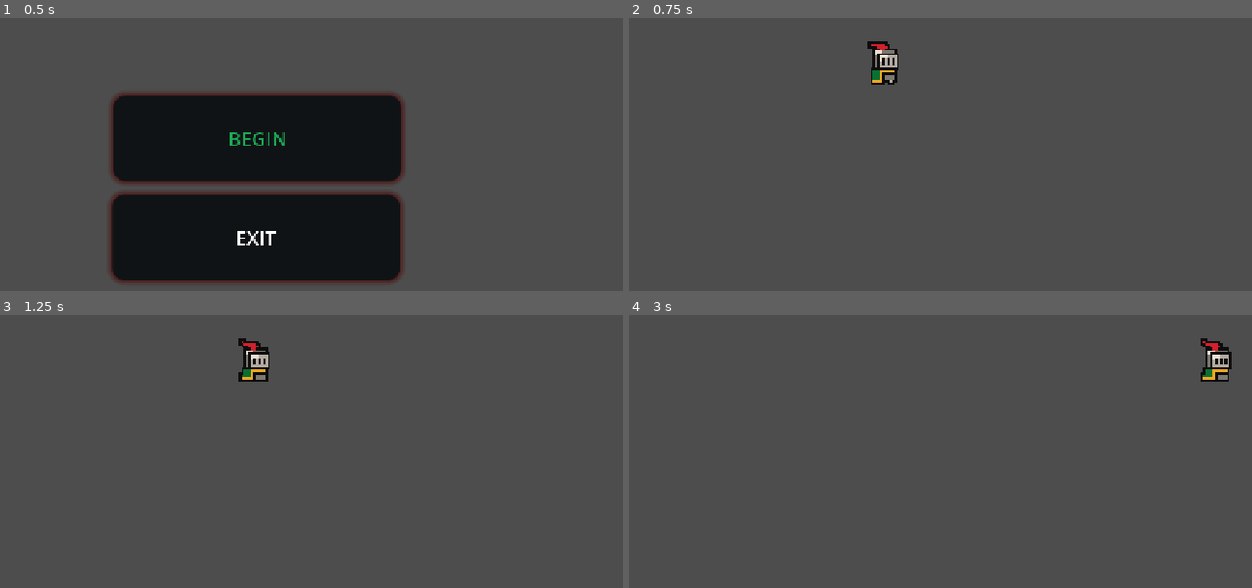
Above: before the commit, frames 1-4 (two rows, left to right).
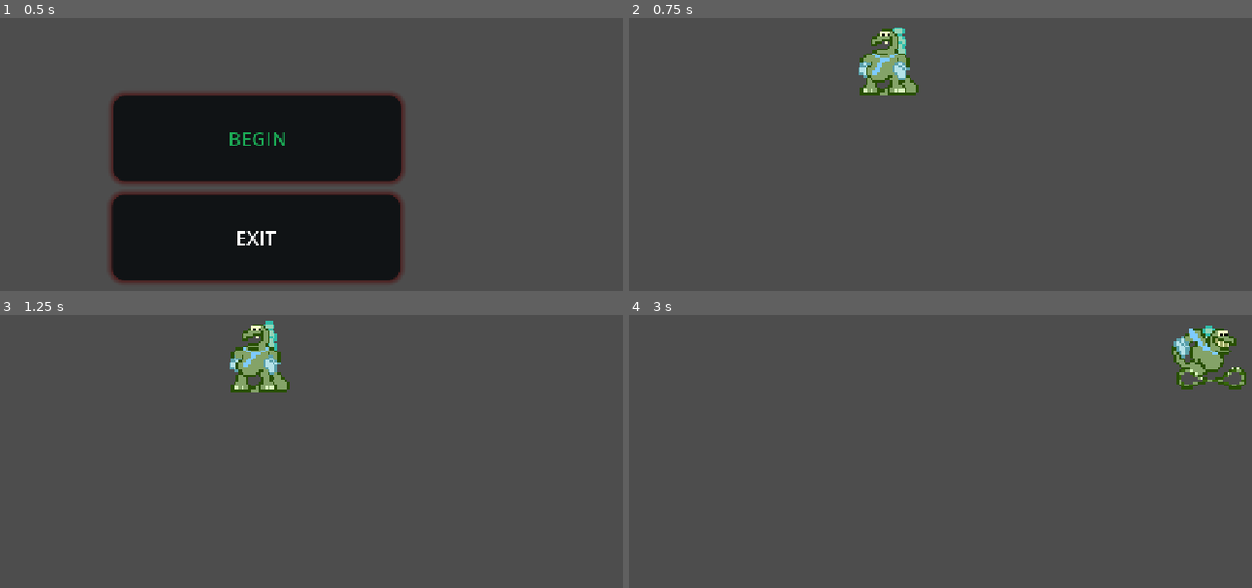
Above: after the commit, the same moments.

Repository: MikeyPerrozzi/Going-Down-
Game: Godot game, scene res://scenes/title screen.tscn
Two runs of this game, one before a commit and one after it. Both use one fixed random seed, a clock stepped at 60 frames per second and the inputs below.
Inputs:
- Up to frame 1 (0.5 s): no input
- Up to frame 2 (0.75 s): click "BEGIN" at 0.5 s
- Up to frame 3 (1.25 s): no input
- Up to frame 4 (3 s): hold D (move_right) 1.28-2.03 s; hold S (move_down) 2.03-2.78 s; hold D (move_right) from 2.78 s (still down)

Frame 1 is identical in both runs. In frame 2, 1.7% of the frame differs, in the area x 36-47%, y 3-29%; in frame 3, 1.7%; in frame 4, 1.8%, in the area x 87-100%, y 3-28%.

Commit message:
Added An Phiast Sprites

Diff:
--- a/going-down--/scenes/player.tscn
+++ b/going-down--/scenes/player.tscn
@@ -1,108 +1,67 @@
 [gd_scene format=3 uid="uid://xrw4bwmvrwfa"]
 
-[ext_resource type="Texture2D" uid="uid://bvwhmkksoepbq" path="res://assets/knight.png" id="1_3vyb7"]
 [ext_resource type="Script" uid="uid://dqqv51ovx7rka" path="res://scripts/player.gd" id="1_g2els"]
+[ext_resource type="Texture2D" uid="uid://byh2hpggmgs3w" path="res://assets/An_Phiast-Sheet.png" id="2_qhqgy"]
+[ext_resource type="Texture2D" uid="uid://javj322r067i" path="res://assets/An_Phiast_Run-Sheet.png" id="3_dqkch"]
 
-[sub_resource type="AtlasTexture" id="AtlasTexture_g2els"]
-atlas = ExtResource("1_3vyb7")
+[sub_resource type="AtlasTexture" id="AtlasTexture_qlg0r"]
+atlas = ExtResource("2_qhqgy")
 region = Rect2(0, 0, 32, 32)
 
-[sub_resource type="AtlasTexture" id="AtlasTexture_qhqgy"]
-atlas = ExtResource("1_3vyb7")
+[sub_resource type="AtlasTexture" id="AtlasTexture_tuyoq"]
+atlas = ExtResource("2_qhqgy")
 region = Rect2(32, 0, 32, 32)
 
-[sub_resource type="AtlasTexture" id="AtlasTexture_dqkch"]
-atlas = ExtResource("1_3vyb7")
+[sub_resource type="AtlasTexture" id="AtlasTexture_fjrip"]
+atlas = ExtResource("2_qhqgy")
 region = Rect2(64, 0, 32, 32)
 
-[sub_resource type="AtlasTexture" id="AtlasTexture_qlg0r"]
-atlas = ExtResource("1_3vyb7")
+[sub_resource type="AtlasTexture" id="AtlasTexture_smehm"]
+atlas = ExtResource("2_qhqgy")
 region = Rect2(96, 0, 32, 32)
 
-[sub_resource type="AtlasTexture" id="AtlasTexture_tuyoq"]
-atlas = ExtResource("1_3vyb7")
-region = Rect2(0, 64, 32, 32)
-
-[sub_resource type="AtlasTexture" id="AtlasTexture_fjrip"]
-atlas = ExtResource("1_3vyb7")
-region = Rect2(32, 64, 32, 32)
-
-[sub_resource type="AtlasTexture" id="AtlasTexture_smehm"]
-atlas = ExtResource("1_3vyb7")
-region = Rect2(64, 64, 32, 32)
-
 [sub_resource type="AtlasTexture" id="AtlasTexture_ur7pv"]
-atlas = ExtResource("1_3vyb7")
-region = Rect2(96, 64, 32, 32)
+atlas = ExtResource("2_qhqgy")
+region = Rect2(128, 0, 32, 32)
 
 [sub_resource type="AtlasTexture" id="AtlasTexture_y4r1p"]
-atlas = ExtResource("1_3vyb7")
-region = Rect2(128, 64, 32, 32)
+atlas = ExtResource("2_qhqgy")
+region = Rect2(160, 0, 32, 32)
 
 [sub_resource type="AtlasTexture" id="AtlasTexture_d2wvv"]
-atlas = ExtResource("1_3vyb7")
-region = Rect2(160, 64, 32, 32)
+atlas = ExtResource("2_qhqgy")
+region = Rect2(192, 0, 32, 32)
 
 [sub_resource type="AtlasTexture" id="AtlasTexture_3v2ag"]
-atlas = ExtResource("1_3vyb7")
-region = Rect2(192, 64, 32, 32)
+atlas = ExtResource("2_qhqgy")
+region = Rect2(224, 0, 32, 32)
 
 [sub_resource type="AtlasTexture" id="AtlasTexture_jej6c"]
-atlas = ExtResource("1_3vyb7")
-region = Rect2(224, 64, 32, 32)
+atlas = ExtResource("2_qhqgy")
+region = Rect2(256, 0, 32, 32)
 
 [sub_resource type="AtlasTexture" id="AtlasTexture_f1ej7"]
-atlas = ExtResource("1_3vyb7")
-region = Rect2(0, 96, 32, 32)
+atlas = ExtResource("3_dqkch")
+region = Rect2(0, 0, 32, 32)
 
 [sub_resource type="AtlasTexture" id="AtlasTexture_oprun"]
-atlas = ExtResource("1_3vyb7")
-region = Rect2(32, 96, 32, 32)
+atlas = ExtResource("3_dqkch")
+region = Rect2(32, 0, 32, 32)
 
 [sub_resource type="AtlasTexture" id="AtlasTexture_a8ls1"]
-atlas = ExtResource("1_3vyb7")
-region = Rect2(64, 96, 32, 32)
+atlas = ExtResource("3_dqkch")
+region = Rect2(64, 0, 32, 32)
 
 [sub_resource type="AtlasTexture" id="AtlasTexture_qfm1y"]
-atlas = ExtResource("1_3vyb7")
-region = Rect2(96, 96, 32, 32)
-
-[sub_resource type="AtlasTexture" id="AtlasTexture_fulsm"]
-atlas = ExtResource("1_3vyb7")
-region = Rect2(128, 96, 32, 32)
-
-[sub_resource type="AtlasTexture" id="AtlasTexture_4r5pv"]
-atlas = ExtResource("1_3vyb7")
-region = Rect2(160, 96, 32, 32)
-
-[sub_resource type="AtlasTexture" id="AtlasTexture_60mlk"]
-atlas = ExtResource("1_3vyb7")
-region = Rect2(192, 96, 32, 32)
-
-[sub_resource type="AtlasTexture" id="AtlasTexture_i4ail"]
-atlas = ExtResource("1_3vyb7")
-region = Rect2(224, 96, 32, 32)
+atlas = ExtResource("3_dqkch")
+region = Rect2(96, 0, 32, 32)
 
 [sub_resource type="SpriteFrames" id="SpriteFrames_g4v7s"]
 animations = [{
 "frames": [{
 "duration": 1.0,
-"texture": SubResource("AtlasTexture_g2els")
+"texture": SubResource("AtlasTexture_qlg0r")
 }, {
-"duration": 1.0,
-"texture": SubResource("AtlasTexture_qhqgy")
-}, {
-"duration": 1.0,
-"texture": SubResource("AtlasTexture_dqkch")
-}, {
-"duration": 1.0,
-"texture": SubResource("AtlasTexture_qlg0r")
-}],
-"loop": 1,
-"name": &"idle",
-"speed": 10.0
-}, {
-"frames": [{
 "duration": 1.0,
 "texture": SubResource("AtlasTexture_tuyoq")
 }, {
@@ -126,7 +85,12 @@
 }, {
 "duration": 1.0,
 "texture": SubResource("AtlasTexture_jej6c")
+}],
+"loop": 1,
+"name": &"idle",
+"speed": 10.0
 }, {
+"frames": [{
 "duration": 1.0,
 "texture": SubResource("AtlasTexture_f1ej7")
 }, {
@@ -138,18 +102,6 @@
 }, {
 "duration": 1.0,
 "texture": SubResource("AtlasTexture_qfm1y")
-}, {
-"duration": 1.0,
-"texture": SubResource("AtlasTexture_fulsm")
-}, {
-"duration": 1.0,
-"texture": SubResource("AtlasTexture_4r5pv")
-}, {
-"duration": 1.0,
-"texture": SubResource("AtlasTexture_60mlk")
-}, {
-"duration": 1.0,
-"texture": SubResource("AtlasTexture_i4ail")
 }],
 "loop": 1,
 "name": &"run",
@@ -157,7 +109,7 @@
 }]
 
 [sub_resource type="CircleShape2D" id="CircleShape2D_g4v7s"]
-radius = 5.0
+radius = 9.0
 
 [node name="Player" type="CharacterBody2D" unique_id=299972764]
 script = ExtResource("1_g2els")
@@ -165,11 +117,9 @@
 [node name="AnimatedSprite2D" type="AnimatedSprite2D" parent="." unique_id=577726823]
 position = Vector2(0, -12)
 sprite_frames = SubResource("SpriteFrames_g4v7s")
-animation = &"run"
+animation = &"idle"
 autoplay = "idle"
-frame = 6
-frame_progress = 0.23270921
 
 [node name="CollisionShape2D" type="CollisionShape2D" parent="." unique_id=1056040138]
-position = Vector2(0, -5)
+position = Vector2(0, -6)
 shape = SubResource("CircleShape2D_g4v7s")
--- a/going-down--/scripts/player.gd
+++ b/going-down--/scripts/player.gd
@@ -20,9 +20,9 @@
 
 	# Flipping player character
 	if direction > 0:
+		animated_sprite.flip_h = true
+	elif direction < 0:
 		animated_sprite.flip_h = false
-	elif direction < 0:
-		animated_sprite.flip_h = true
 
 	# Different Anims
 	if direction == 0:
Binary file added: going-down--/assets/An_Phiast-Sheet.png
Not shown, added: going-down--/assets/An_Phiast-Sheet.png.import
Binary file added: going-down--/assets/An_Phiast_Run-Sheet.png
Not shown, added: going-down--/assets/An_Phiast_Run-Sheet.png.import
